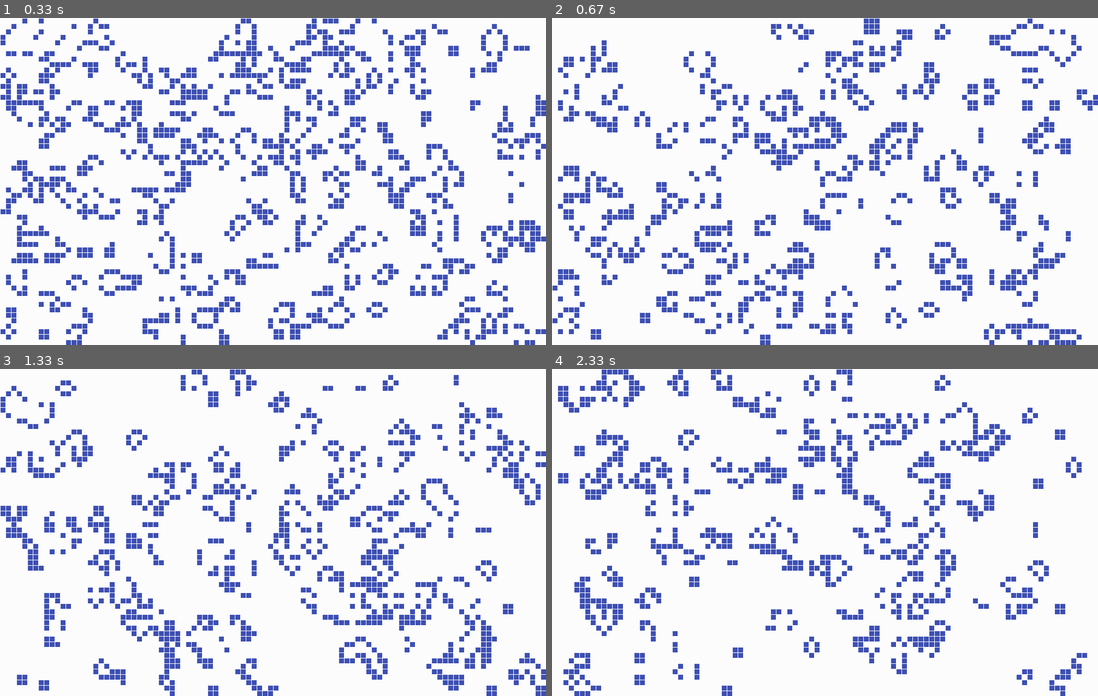
Above: before the commit, frames 1-4 (two rows, left to right).
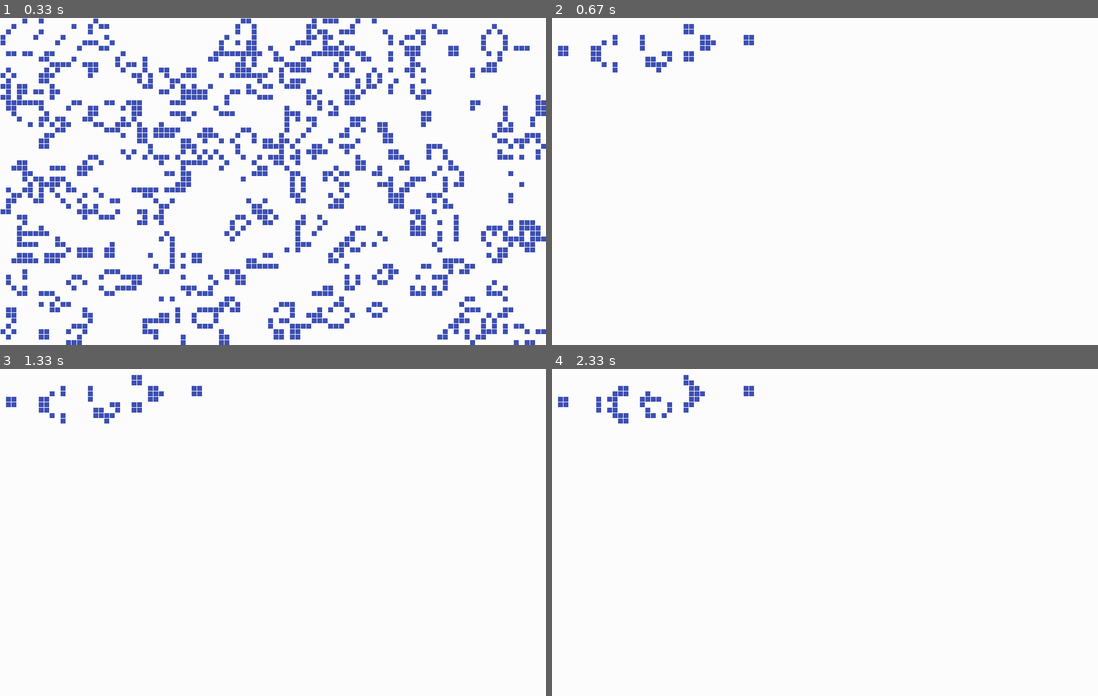
Above: after the commit, the same moments.

Repository: skotniczny/game-of-life-py
Game: pygame game, started from main.py
Same seed, same stepped clock (60 frames per second), same inputs: the game is played once before the commit and once after it.
Inputs (mouse positions are in pixels of both pictures, inside the frame that each line leads up to):
- Up to frame 1 (0.33 s): no input
- Up to frame 2 (0.67 s): tap 1 at 0.33 s
- Up to frame 3 (1.33 s): tap Enter at 0.67 s; tap 1 at 1 s
- Up to frame 4 (2.33 s): click (683, 411) at 1.38 s; move the mouse to (835, 421) at 1.7 s; tap 1 at 1.73, 2.03 s; tap Space at 2.23 s

Frame 1 is identical in both runs. In frame 2, 13% of the frame differs, in the area x 0-100%, y 0-100%; in frame 3, 13%; in frame 4, 12%.

Commit message:
Add patterns insertions

Diff:
--- a/display_pygame.py
+++ b/display_pygame.py
@@ -1,4 +1,5 @@
 from engine import GameOfLife
+from patterns import gosper_glider_gun
 import math
 import pygame
 
@@ -64,6 +65,10 @@
                 if event.key == pygame.K_n:
                     board.generate()
                     update_board()
+                if event.key == pygame.K_1:
+                    board.clear()
+                    board.insert(gosper_glider_gun)
+                    update_board()
                 # User presses ESCAPE-Key
                 if event.key == pygame.K_ESCAPE:
                     mainloop = False
--- a/engine.py
+++ b/engine.py
@@ -34,7 +34,7 @@
         self.grid = [random.random() < density for _ in range(self.size)]
 
     def clear(self):
-        return [False for _ in self.grid]
+        self.grid = [False for item in self.grid]
 
     def next_generation(self):
         def next_state(cell_idx):
@@ -50,3 +50,9 @@
 
     def toggle_cell(self, index):
         self.grid[index] = (not self.grid[index])
+
+    def insert(self, pattern):
+        for y in range(len(pattern)):
+            for x in pattern[y]:
+                idx = x + (y * self.width)
+                self.grid[idx] = True
--- /dev/null
+++ b/patterns.py
@@ -0,0 +1,12 @@
+gosper_glider_gun = [
+    [],
+    [25],
+    [23, 25],
+    [13, 14, 21, 22, 35, 36],
+    [12, 16, 21, 22, 35, 36],
+    [1, 2, 11, 17, 21, 22],
+    [1, 2, 11, 15, 17, 18, 23, 25],
+    [11, 17, 25],
+    [12, 16],
+    [13, 14],
+]
